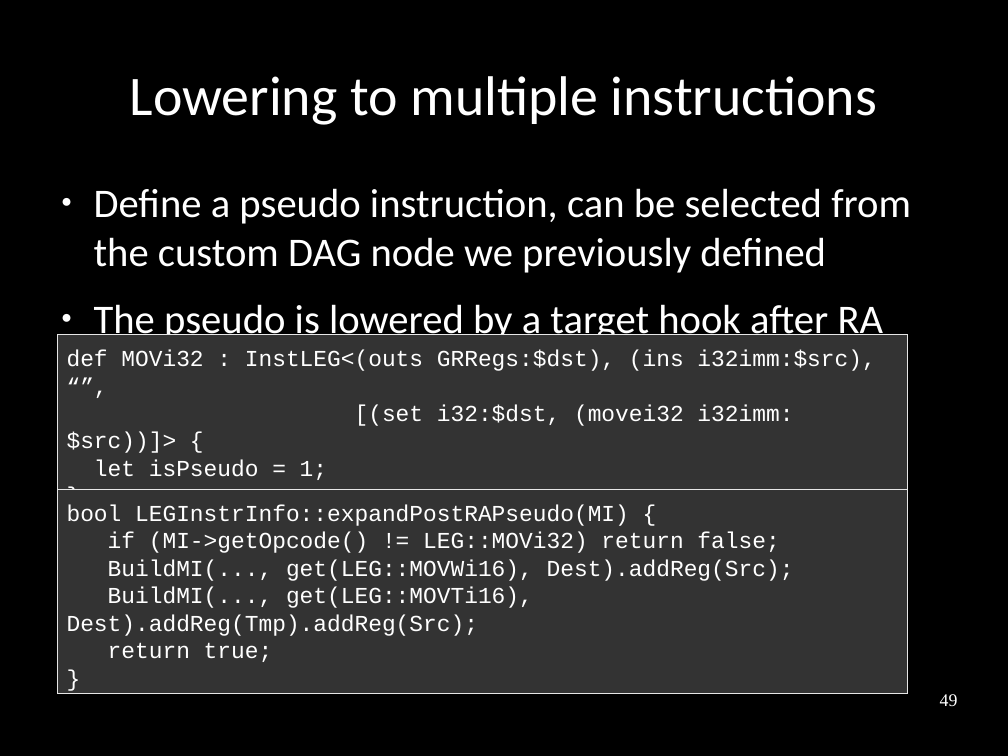
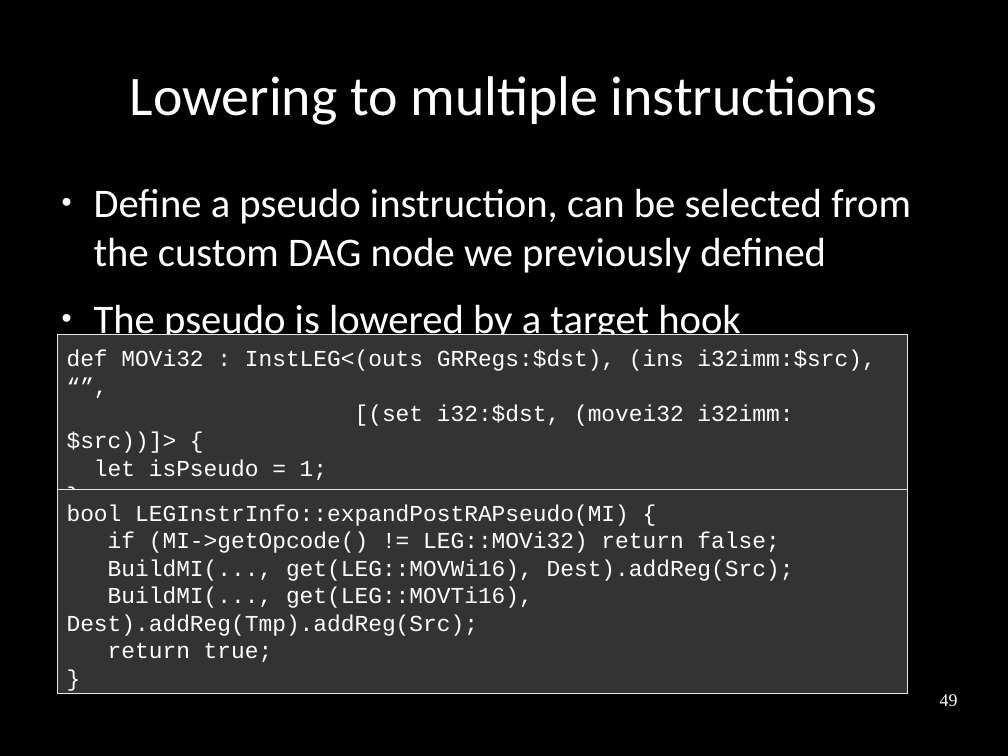
Before and after one commit to frasercrmck/llvm-leg, a slide deck: slide 49 of docs/Codeplay/Slides.odp. Drawn at 1008x756 pixels with LibreOffice and Linux fonts; fonts in the diff are those of the drawing. Boxes give left, top, right and bottom in pixels: in the first picture for what was removed or moved away, otherwise in the second. Text is boxed around its words. In the diff, an @@ line names an element or a change of style, - is before the commit and + after.

```diff
--- a/docs/Codeplay/Slides.odp
+++ b/docs/Codeplay/Slides.odp
@@ text at (x1=94, y1=304, x2=741, y2=343): text changed @@
-● The pseudo is lowered by a target hook after RA
+● The pseudo is lowered by a target hook
```
Also in this commit, not shown: 5 other slides changed.
